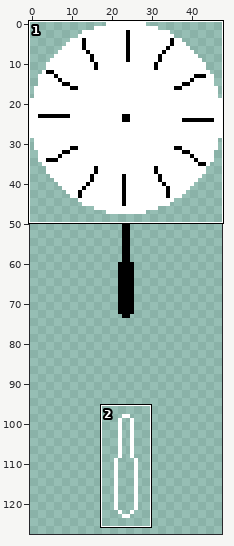
Sprite sheet -- Items/Weapons/Demolitionist/Ticking_Explosives_UI.png. The first picture is a wide view before the edit; the outline marks the close-up.
Close-up. Before the edit:
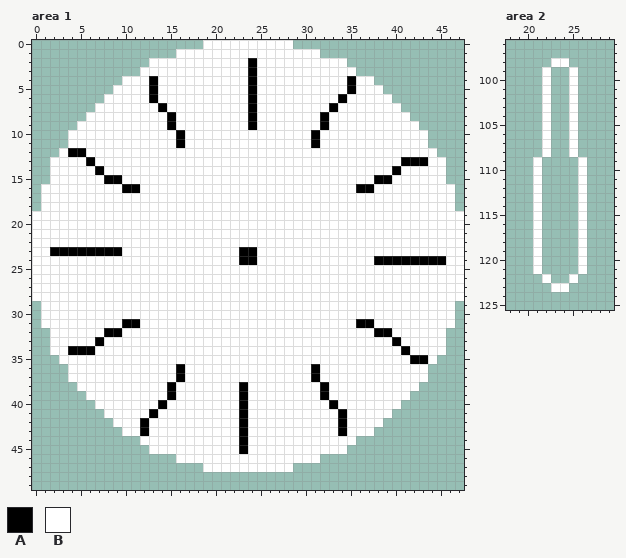
The file is 96x292 pixels, drawn in blocks of 2x2; one block is one cell here. Shown: area 1: x 0..47, y 0..49; area 2: x 18..29, y 96..125. The wide view leaves out empty margins. The commit also changed other parts of the picture, which this record leaves out.
Palette (. is transparent): A #000000  B #ffffff
Pixels before, area 1, first column x 0:
 0 ...................BBBBBBBBBB...................
 1 ................BBBBBBBBBBBBBBBB................
 2 .............BBBBBBBBBBBABBBBBBBBBB.............
 3 ............BBBBBBBBBBBBABBBBBBBBBBB............
 4 ..........BBBABBBBBBBBBBABBBBBBBBBBABB..........
 5 .........BBBBABBBBBBBBBBABBBBBBBBBBABBB.........
 6 ........BBBBBABBBBBBBBBBABBBBBBBBBABBBBB........
 7 .......BBBBBBBABBBBBBBBBABBBBBBBBABBBBBBB.......
 8 ......BBBBBBBBBABBBBBBBBABBBBBBBABBBBBBBBB......
 9 .....BBBBBBBBBBABBBBBBBBABBBBBBBABBBBBBBBBB.....
10 ....BBBBBBBBBBBBABBBBBBBBBBBBBBABBBBBBBBBBBB....
11 ....BBBBBBBBBBBBABBBBBBBBBBBBBBABBBBBBBBBBBB....
12 ...BAABBBBBBBBBBBBBBBBBBBBBBBBBBBBBBBBBBBBBBB...
13 ..BBBBABBBBBBBBBBBBBBBBBBBBBBBBBBBBBBBBBBAAABB..
14 ..BBBBBABBBBBBBBBBBBBBBBBBBBBBBBBBBBBBBBABBBBB..
15 ..BBBBBBAABBBBBBBBBBBBBBBBBBBBBBBBBBBBAABBBBBB..
16 .BBBBBBBBBAABBBBBBBBBBBBBBBBBBBBBBBBAABBBBBBBBB.
17 .BBBBBBBBBBBBBBBBBBBBBBBBBBBBBBBBBBBBBBBBBBBBBB.
18 .BBBBBBBBBBBBBBBBBBBBBBBBBBBBBBBBBBBBBBBBBBBBBB.
19 BBBBBBBBBBBBBBBBBBBBBBBBBBBBBBBBBBBBBBBBBBBBBBBB
20 BBBBBBBBBBBBBBBBBBBBBBBBBBBBBBBBBBBBBBBBBBBBBBBB
21 BBBBBBBBBBBBBBBBBBBBBBBBBBBBBBBBBBBBBBBBBBBBBBBB
22 BBBBBBBBBBBBBBBBBBBBBBBBBBBBBBBBBBBBBBBBBBBBBBBB
23 BBAAAAAAAABBBBBBBBBBBBBAABBBBBBBBBBBBBBBBBBBBBBB
24 BBBBBBBBBBBBBBBBBBBBBBBAABBBBBBBBBBBBBAAAAAAAABB
25 BBBBBBBBBBBBBBBBBBBBBBBBBBBBBBBBBBBBBBBBBBBBBBBB
26 BBBBBBBBBBBBBBBBBBBBBBBBBBBBBBBBBBBBBBBBBBBBBBBB
27 BBBBBBBBBBBBBBBBBBBBBBBBBBBBBBBBBBBBBBBBBBBBBBBB
28 BBBBBBBBBBBBBBBBBBBBBBBBBBBBBBBBBBBBBBBBBBBBBBBB
29 .BBBBBBBBBBBBBBBBBBBBBBBBBBBBBBBBBBBBBBBBBBBBBB.
30 .BBBBBBBBBBBBBBBBBBBBBBBBBBBBBBBBBBBBBBBBBBBBBB.
31 .BBBBBBBBBAABBBBBBBBBBBBBBBBBBBBBBBBAABBBBBBBBB.
32 ..BBBBBBAABBBBBBBBBBBBBBBBBBBBBBBBBBBBAABBBBBB..
33 ..BBBBBABBBBBBBBBBBBBBBBBBBBBBBBBBBBBBBBABBBBB..
34 ..BBAAABBBBBBBBBBBBBBBBBBBBBBBBBBBBBBBBBBABBBB..
35 ...BBBBBBBBBBBBBBBBBBBBBBBBBBBBBBBBBBBBBBBAAB...
36 ....BBBBBBBBBBBBABBBBBBBBBBBBBBABBBBBBBBBBBB....
37 ....BBBBBBBBBBBBABBBBBBBBBBBBBBABBBBBBBBBBBB....
38 .....BBBBBBBBBBABBBBBBBABBBBBBBBABBBBBBBBBB.....
39 ......BBBBBBBBBABBBBBBBABBBBBBBBABBBBBBBBB......
40 .......BBBBBBBABBBBBBBBABBBBBBBBBABBBBBBB.......
41 ........BBBBBABBBBBBBBBABBBBBBBBBBABBBBB........
42 .........BBBABBBBBBBBBBABBBBBBBBBBABBBB.........
43 ..........BBABBBBBBBBBBABBBBBBBBBBABBB..........
44 ............BBBBBBBBBBBABBBBBBBBBBBB............
45 .............BBBBBBBBBBABBBBBBBBBBB.............
46 ................BBBBBBBBBBBBBBBB................
47 ...................BBBBBBBBBB...................
Pixels before, area 2, first column x 21:
 98 ..BB..
 99 .B..B.
100 .B..B.
101 .B..B.
102 .B..B.
103 .B..B.
104 .B..B.
105 .B..B.
106 .B..B.
107 .B..B.
108 .B..B.
109 B....B
110 B....B
111 B....B
112 B....B
113 B....B
114 B....B
115 B....B
116 B....B
117 B....B
118 B....B
119 B....B
120 B....B
121 B....B
122 .B..B.
123 ..BB..
The result:
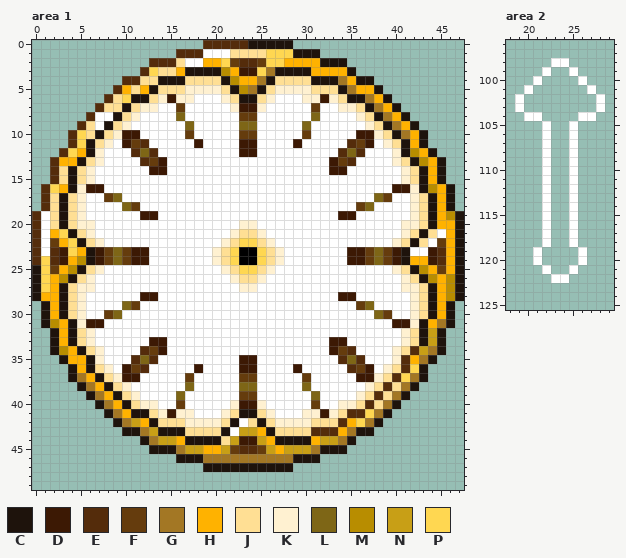
Colours new in this view: C #1e130c  D #3c1904  E #542c0b  F #653c0d  G #a37724  H #ffb200  J #ffdf94  K #fff1d1  L #7e6616  M #b88d00  N #c89f16  P #ffd751
Change:
Changed rows in their new state; - is an unchanged pixel.
Area 1:
first column x 0:
 0 -------------------EEEEECCCCC-------------------
 1 ----------------EEE---JJJJPPPCCC----------------
 2 -------------EEEJ--HHPFEEFPPHHHHCCC-------------
 3 ------------EPJJHCCCCMHDDPGCCCCHHHHC------------
 4 ----------EEJJCCCJJJJCMHHGCJJJJCCCGHCC----------
 5 ---------EHJHCJJJKKKKJCMGCJKKKKJJJCGHHC---------
 6 --------EJPCCJKDKK---KJCCJK---KKDKJCCGHC--------
 7 -------EJJCJKKB-F-----KDDK-----F-BKKJCGHC-------
 8 ------E--CJK---BL------FF------LB---KJCGHC------
 9 -----EJ-CJK----B-L-----LL-----L-B----KJCGHC-----
10 ----EPJCJKDD----BF-----FF-----FB----DDKJCGHC----
11 ----EPCJK-DFE---B-D----DD----D-B---EFD-KJCHC----
12 ---EPHCK---ELE---------DD---------ELE---KCMHC---
13 --EHHCJK----EFD------------------DFE----KJCMHC--
14 --EJCJKB-----DD------------------DD-----BKJCHC--
15 --EJCJK-BB----------------------------BB-KJCHC--
16 -EPHCKDD--BB------------------------BB--DDKCMHC-
17 -EJCJK--FL----------------------------LF--KJCHC-
18 -EJCJK----LF------------------------FL----KJCHC-
19 E-JCJK------DD--------------------DD------KJCHMC
20 E-JCJKK----------------KK----------------KKJCHHC
21 E-HPCJK---------------KJJK---------------KJCJ-HC
22 E-FHPCJK-------------KJPPJK-------------KJCJ-FHC
23 E-EDPHCDFLFDD-------KJP--PJK-------DDFLFDC--DEHC
24 EPEDHMCDFLFDD-------KJP--PJK-------DDFLFDCHHDEHC
25 CPFHMCJK-------------KJPPJK-------------KJCMHFHC
26 CPHMCJK---------------KJJK---------------KJCMHMC
27 CPHCJKK----------------KK----------------KKJCHMC
28 CHHCJK------DD--------------------DD------KJCHMC
29 -CHCJK----LF------------------------FL----KJCHC-
30 -CHCJK--FL----------------------------LF--KJCHC-
31 -CMHCKDD--BB------------------------BB--DDKCHGC-
32 --CHCJK-BB----------------------------BB-KJCNC--
33 --CHCJKB-----DD------------------DD-----BKJCNC--
34 --CMHCJK----EFD------------------DFE----KJENGC--
35 ---CHHCK---ELE---------DD---------ELE---KEHGC---
36 ----CHCJK-DFE---B-D----DD----D-B---EFD-KJEPC----
37 ----CGHCJKDD----BF-----FF-----FB----DDKJEPGC----
38 -----CGHCJK----B-L-----LL-----L-B----KJEJGC-----
39 ------CGHCJK---BL------FF------LB---KJEJGC------
40 -------CGHCJKKB-F-----KDDK-----F-BKKJEJGC-------
41 --------CGHCCJKDKK---KJCCJK---KKDKJEEPGC--------
42 ---------CGNHCJJJKKKKJCBJCJKKKKJJJEHPGC---------
43 ----------CCGNCCCJJJJC-NNHCJJJJEEEHGCC----------
44 ------------CGNNHCCCCJNDDNHCCCCHNNGC------------
45 -------------CCCGNNHHNFEEFNHNNNGCCC-------------
46 ----------------CCCGGGGGGGGGGCCC----------------
47 -------------------CCCCCCCCCC-------------------
Area 2:
first column x 19:
100 --B.--.B--
101 -B-.--.-B-
102 B--.--.--B
103 B--.--.--B
104 -BB.--.BB-
first column x 21:
109 .B--B.
110 .B--B.
111 .B--B.
112 .B--B.
113 .B--B.
114 .B--B.
115 .B--B.
116 .B--B.
117 .B--B.
118 .B--B.
121 .B--B.
122 -.BB.-
123 --..--
